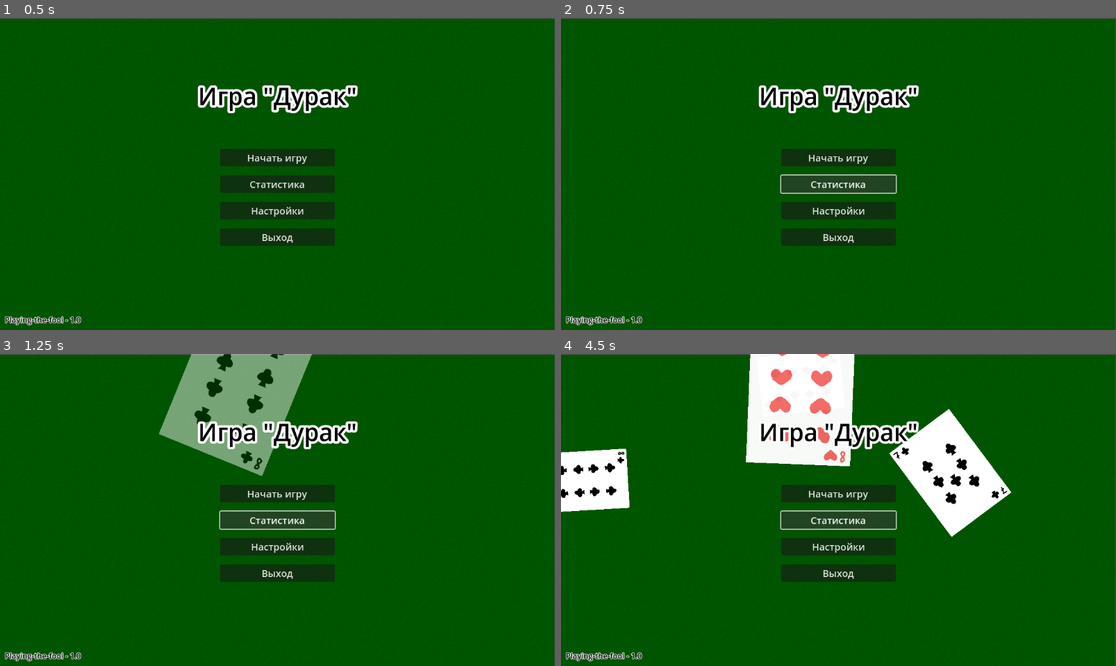
Above: before the commit, frames 1-4 (two rows, left to right).
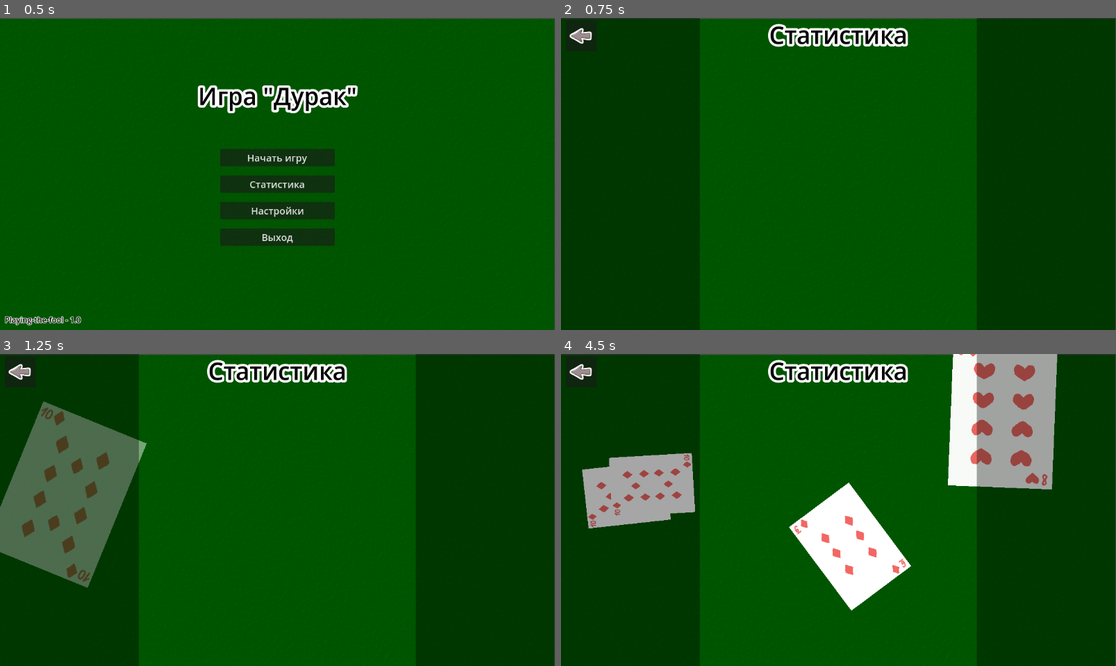
Above: after the commit, the same moments.

Repository: Yulya-S/Playing-the-fool
Game: Godot game, scene res://scenes/main.tscn
Two runs of this game, one before a commit and one after it. Both use one fixed random seed, a clock stepped at 60 frames per second and the inputs below.
Inputs (mouse positions are in pixels of both pictures, inside the frame that each line leads up to):
- Up to frame 1 (0.5 s): no input
- Up to frame 2 (0.75 s): click "Статистика" at 0.5 s
- Up to frame 3 (1.25 s): no input
- Up to frame 4 (4.5 s): click (583, 372) at 1.27 s; click "Настройки" at 2 s; click "Начать игру" at 2.75 s; click "Начать игру" at 3.5 s; click "Статистика" at 4.25 s

Frame 1 is identical in both runs. In frame 2, 58% of the frame differs, in the area x 0-100%, y 0-100%; in frame 3, 63%; in frame 4, 68%.

Commit message:
statistics window

Diff:
--- a/playing-the-fool/project.godot
+++ b/playing-the-fool/project.godot
@@ -15,6 +15,10 @@
 config/features=PackedStringArray("4.4", "Forward Plus")
 config/icon="res://icon.svg"
 
+[autoload]
+
+Global="*res://scripts/Global.gd"
+
 [rendering]
 
 textures/canvas_textures/default_texture_filter=0
--- a/playing-the-fool/scenes/fragments/animation.tscn
+++ /dev/null
@@ -1,11 +0,0 @@
-[gd_scene load_steps=2 format=3 uid="uid://c5cb4cuv54ci5"]
-
-[ext_resource type="Script" uid="uid://c4ub0lm36tt58" path="res://scripts/fragments/card_animation.gd" id="1_f78rl"]
-
-[node name="Animation" type="Node2D"]
-script = ExtResource("1_f78rl")
-
-[node name="Timer" type="Timer" parent="."]
-autostart = true
-
-[connection signal="timeout" from="Timer" to="." method="_on_timer_timeout"]
--- a/playing-the-fool/scenes/fragments/pack.tscn
+++ b/playing-the-fool/scenes/fragments/pack.tscn
@@ -1,8 +1,8 @@
 [gd_scene load_steps=91 format=3 uid="uid://cskwp4r1g2e3m"]
 
-[ext_resource type="Texture2D" uid="uid://caejajwp82j7p" path="res://img/Карты Фентези.png" id="1_6dok6"]
-[ext_resource type="Texture2D" uid="uid://boy08ad6stka4" path="res://img/Карты v1.png" id="2_otq1e"]
-[ext_resource type="Script" uid="uid://dbk8nte2aqh07" path="res://scripts/fragments/card_pack.gd" id="3_hv4hu"]
+[ext_resource type="Texture2D" uid="uid://caejajwp82j7p" path="res://img/card_packs/Карты Фентези.png" id="1_6dok6"]
+[ext_resource type="Texture2D" uid="uid://boy08ad6stka4" path="res://img/card_packs/Карты v1.png" id="2_otq1e"]
+[ext_resource type="Script" uid="uid://dbk8nte2aqh07" path="res://scripts/fragments/pack.gd" id="3_hv4hu"]
 
 [sub_resource type="AtlasTexture" id="AtlasTexture_17ntd"]
 atlas = ExtResource("1_6dok6")
--- /dev/null
+++ b/playing-the-fool/scenes/fragments/statistic.tscn
@@ -0,0 +1,42 @@
+[gd_scene format=3 uid="uid://bc4m4o1te1nfr"]
+
+[node name="Statistic" type="ColorRect"]
+custom_minimum_size = Vector2(575, 23)
+offset_right = 575.0
+offset_bottom = 23.0
+color = Color(1, 1, 1, 0.666667)
+
+[node name="ColorRect" type="ColorRect" parent="."]
+offset_top = 23.0
+offset_right = 575.0
+offset_bottom = 25.0
+color = Color(0.258824, 0.258824, 0.258824, 0.572549)
+
+[node name="Winner" type="Label" parent="."]
+layout_mode = 0
+offset_left = 5.0
+offset_right = 150.0
+offset_bottom = 23.0
+theme_override_colors/font_color = Color(0, 0, 0, 1)
+text = "Победитель"
+text_overrun_behavior = 3
+
+[node name="Moves" type="Label" parent="."]
+layout_mode = 0
+offset_left = 152.0
+offset_right = 362.0
+offset_bottom = 23.0
+theme_override_colors/font_color = Color(0, 0, 0, 1)
+text = "Количество ходов"
+horizontal_alignment = 2
+text_overrun_behavior = 3
+
+[node name="Cards_count" type="Label" parent="."]
+layout_mode = 0
+offset_left = 364.0
+offset_right = 571.0
+offset_bottom = 23.0
+theme_override_colors/font_color = Color(0, 0, 0, 1)
+text = "Количество карт"
+horizontal_alignment = 2
+text_overrun_behavior = 3
--- a/playing-the-fool/scenes/main.tscn
+++ b/playing-the-fool/scenes/main.tscn
@@ -13,4 +13,11 @@
 scale = Vector2(1, 1.001)
 texture = ExtResource("2_0wfyh")
 
+[node name="Animation" type="Node2D" parent="."]
+
+[node name="Timer" type="Timer" parent="Animation"]
+autostart = true
+
 [node name="Menu" parent="." instance=ExtResource("3_sugp2")]
+
+[connection signal="timeout" from="Animation/Timer" to="." method="_on_timer_timeout"]
--- a/playing-the-fool/scenes/pages/menu.tscn
+++ b/playing-the-fool/scenes/pages/menu.tscn
@@ -1,7 +1,6 @@
-[gd_scene load_steps=3 format=3 uid="uid://c7dqg77vrrfws"]
+[gd_scene load_steps=2 format=3 uid="uid://c7dqg77vrrfws"]
 
 [ext_resource type="Script" uid="uid://c8xl8ftpakgvs" path="res://scripts/pages/menu.gd" id="1_yqeox"]
-[ext_resource type="PackedScene" uid="uid://c5cb4cuv54ci5" path="res://scenes/fragments/animation.tscn" id="2_ohr8o"]
 
 [node name="Menu" type="Control"]
 layout_mode = 3
@@ -9,8 +8,6 @@
 offset_right = 1152.0
 offset_bottom = 648.0
 script = ExtResource("1_yqeox")
-
-[node name="Animation" parent="." instance=ExtResource("2_ohr8o")]
 
 [node name="Label" type="Label" parent="."]
 layout_mode = 0
@@ -72,3 +69,5 @@
 theme_override_colors/font_outline_color = Color(1, 1, 1, 1)
 theme_override_constants/outline_size = 5
 text = "Playing-the-fool - 1.0"
+
+[connection signal="button_down" from="Statistics" to="." method="_on_statistics_button_down"]
--- a/playing-the-fool/scenes/pages/statistics.tscn
+++ b/playing-the-fool/scenes/pages/statistics.tscn
@@ -1,74 +1,55 @@
 [gd_scene load_steps=3 format=3 uid="uid://da62wqyvdt5bw"]
 
-[ext_resource type="Script" uid="uid://c8xl8ftpakgvs" path="res://scripts/pages/menu.gd" id="1_6obqe"]
-[ext_resource type="PackedScene" uid="uid://c5cb4cuv54ci5" path="res://scenes/fragments/animation.tscn" id="2_jxrk7"]
+[ext_resource type="Script" uid="uid://rpsublaf2l3p" path="res://scripts/pages/statistics.gd" id="1_qr3t7"]
+[ext_resource type="Texture2D" uid="uid://biqd5kwm04uh1" path="res://img/icons/right.png" id="3_qr3t7"]
 
-[node name="Menu" type="Control"]
+[node name="Statistics" type="Control"]
 layout_mode = 3
 anchors_preset = 0
 offset_right = 1152.0
 offset_bottom = 648.0
-script = ExtResource("1_6obqe")
+script = ExtResource("1_qr3t7")
 
-[node name="Animation" parent="." instance=ExtResource("2_jxrk7")]
+[node name="ColorRect" type="ColorRect" parent="."]
+layout_mode = 0
+offset_right = 288.0
+offset_bottom = 648.0
+color = Color(0, 0, 0, 0.34902)
 
-[node name="Label" type="Label" parent="."]
+[node name="ColorRect" type="ColorRect" parent="ColorRect"]
 layout_mode = 0
-offset_top = 114.0
-offset_right = 1152.0
-offset_bottom = 209.0
+offset_left = 863.0
+offset_right = 1151.0
+offset_bottom = 648.0
+color = Color(0, 0, 0, 0.34902)
+
+[node name="ScrollContainer" type="ScrollContainer" parent="."]
+layout_mode = 2
+offset_left = 288.0
+offset_right = 863.0
+offset_bottom = 648.0
+
+[node name="VBoxContainer" type="VBoxContainer" parent="ScrollContainer"]
+custom_minimum_size = Vector2(575, 648)
+layout_mode = 2
+
+[node name="Label" type="Label" parent="ScrollContainer/VBoxContainer"]
+layout_mode = 2
 theme_override_colors/font_color = Color(0, 0, 0, 1)
 theme_override_colors/font_outline_color = Color(1, 1, 1, 1)
 theme_override_constants/outline_size = 20
 theme_override_font_sizes/font_size = 50
-text = "Игра \"Дурак\""
+text = "Статистика"
 horizontal_alignment = 1
 vertical_alignment = 1
 
-[node name="Play" type="Button" parent="."]
-layout_mode = 0
-offset_left = 457.0
-offset_top = 272.0
-offset_right = 695.0
-offset_bottom = 308.0
-theme_override_font_sizes/font_size = 20
-text = "Начать игру"
-
-[node name="Statistics" type="Button" parent="."]
-layout_mode = 0
-offset_left = 457.0
-offset_top = 327.0
-offset_right = 695.0
-offset_bottom = 363.0
-theme_override_font_sizes/font_size = 20
-text = "Статистика
-"
-
-[node name="Setting" type="Button" parent="."]
-layout_mode = 0
-offset_left = 457.0
-offset_top = 382.0
-offset_right = 695.0
-offset_bottom = 418.0
-theme_override_font_sizes/font_size = 20
-text = "Настройки"
-
-[node name="Exit" type="Button" parent="."]
-layout_mode = 0
-offset_left = 457.0
-offset_top = 437.0
-offset_right = 695.0
-offset_bottom = 473.0
-theme_override_font_sizes/font_size = 20
-text = "Выход"
-
-[node name="Version" type="Label" parent="."]
+[node name="Button" type="Button" parent="."]
 layout_mode = 0
 offset_left = 10.0
-offset_top = 615.0
-offset_right = 168.0
-offset_bottom = 638.0
-theme_override_colors/font_color = Color(0, 0, 0, 1)
-theme_override_colors/font_outline_color = Color(1, 1, 1, 1)
-theme_override_constants/outline_size = 5
-text = "Playing-the-fool - 1.0"
+offset_top = 5.0
+offset_right = 138.0
+offset_bottom = 133.0
+scale = Vector2(0.5, 0.5)
+icon = ExtResource("3_qr3t7")
+
+[connection signal="button_down" from="Button" to="." method="_on_button_button_down"]
--- a/playing-the-fool/scripts/Global.gd
+++ b/playing-the-fool/scripts/Global.gd
@@ -1 +1,10 @@
 extends Node
+
+# Удаление объекта сцены
+func delete_child(parent: Variant, child: Variant) -> void:
+	child.queue_free()
+	parent.remove_child(child)
+
+# Добавление дочернего объекта
+func add_obj(parent: Node, path: Resource) -> void:
+	parent.add_child(path.instantiate())
--- a/playing-the-fool/scripts/fragments/card_animation.gd
+++ /dev/null
@@ -1,12 +0,0 @@
-extends Node2D
-# Переменная
-var file: Resource = load("res://scenes/fragments/pack.tscn") # Путь к паку с картачными колодами
-
-# Таймер для анимации
-func _on_timer_timeout() -> void:
-	add_child(file.instantiate())
-	get_child(-1).position = Vector2(50 + randi() % 1050, 50 + randi() % 550)
-	get_child(-1).frame = 4 + randi() % 36
-	get_child(-1).modulate.a = 0.
-	get_child(-1).get_child(0).play("fall")
-	if get_child_count() > 11: get_child(1 + randi() % 5).get_child(0).play("hide")
--- a/playing-the-fool/scripts/fragments/card_pack.gd
+++ b/playing-the-fool/scripts/fragments/pack.gd
@@ -13,6 +13,4 @@
 
 # Сигнал завершения анимации
 func _on_animation_player_animation_finished(anim_name: StringName) -> void:
-	if anim_name == "hide":
-		queue_free()
-		get_parent().remove_child(self)
+	if anim_name == "hide": Global.delete_child(get_parent(), self)
--- a/playing-the-fool/scripts/main.gd
+++ b/playing-the-fool/scripts/main.gd
@@ -1,5 +1,8 @@
 extends Node2D
+# Путь к объекту в сцене
+@onready var Ainimation = $Animation
 # Переменные
+var file: Resource = load("res://scenes/fragments/pack.tscn") # Путь к паку с картачными колодами
 var user_path: String = "user://data/" # Директория хранения данных конфигурации
 var conf_file_path: String = user_path + "conf.json" # Путь к файлу конфигураций
 var stats_file_path: String = user_path + "stats.dat" # Путь к файлу статистики
@@ -21,7 +24,7 @@
 	file.close()
 
 # Чтение данных из файла
-func _read_file(file_path: String) -> Variant:
+func read_file(file_path: String) -> Variant:
 	var file = FileAccess.open_encrypted_with_pass(file_path, FileAccess.READ, SECRET_KEY)
 	var json: JSON = JSON.new()
 	if not json.parse(file.get_line()) == OK: return {}
@@ -30,7 +33,7 @@
 # Проверка наличия созданного файла конфигураций
 func create_config() -> void:
 	if FileAccess.file_exists(conf_file_path):
-		var new: Dictionary = _read_file(conf_file_path)
+		var new: Dictionary = read_file(conf_file_path)
 		if new.keys() == config.keys():
 			config = new
 			return
@@ -41,7 +44,7 @@
 
 # Сохранение данных статистики в файл
 func save_stats(moves: int, winner: bool, cards_count: int) -> void:
-	var data: Array = _read_file(stats_file_path)
+	var data: Array = read_file(stats_file_path)
 	data.append({"moves": moves, "winner": winner, "cards_count": cards_count})
 	_store_json(stats_file_path, data)
 
@@ -52,3 +55,17 @@
 func clear_config() -> void:
 	config = _empty_conf()
 	save_config()
+
+# Открытие нового окна
+func close_window(new_window: String) -> void:
+	Global.delete_child(self, get_child(-1))
+	Global.add_obj(self, load("res://scenes/pages/"+new_window+".tscn"))
+
+# Таймер для анимации
+func _on_timer_timeout() -> void:
+	Global.add_obj($Animation, file)
+	$Animation.get_child(-1).position = Vector2(50 + randi() % 1050, 50 + randi() % 550)
+	$Animation.get_child(-1).frame = 4 + randi() % 36
+	$Animation.get_child(-1).modulate.a = 0.
+	$Animation.get_child(-1).get_child(0).play("fall")
+	if $Animation.get_child_count() > 11: $Animation.get_child(1 + randi() % 5).get_child(0).play("hide")
--- a/playing-the-fool/scripts/pages/menu.gd
+++ b/playing-the-fool/scripts/pages/menu.gd
@@ -1 +1,4 @@
 extends Control
+
+# Открытие окна статистики
+func _on_statistics_button_down() -> void: get_parent().close_window("statistics")
--- /dev/null
+++ b/playing-the-fool/scripts/pages/statistics.gd
@@ -0,0 +1,24 @@
+extends Control
+# Путь к объекту в сцене
+@onready var LinesContainer = $ScrollContainer/VBoxContainer
+# Переменные
+var file: Resource = load("res://scenes/fragments/statistic.tscn") # Путь объекту списка статистики
+var lines: Array = [] # Значения строк статистики
+
+# Получения значений строк для создания статистики
+func _ready() -> void: lines = get_parent().read_file(get_parent().stats_file_path)
+
+# Постепенное создание строк статистики
+func _process(_delta: float) -> void:
+	if len(lines) != 0:
+		Global.add_obj(LinesContainer, file)
+		set_value(lines.pop_front())
+
+# Применение значения для
+func set_value(value: Dictionary) -> void:
+	for i in LinesContainer.get_child(-1).get_children():
+		if i.name.to_lower() in value.keys(): i.set_text(str(int(value[i.name.to_lower()])))
+	LinesContainer.get_child(-1).get_child(1).set_text("_USER" + LinesContainer.get_child(-1).get_child(1).text)
+
+# Закрытие окна статистики
+func _on_button_button_down() -> void: get_parent().close_window("menu")
Not shown, removed: playing-the-fool/scripts/fragments/card_animation.gd.uid
Renamed: playing-the-fool/scripts/fragments/card_pack.gd.uid -> playing-the-fool/scripts/fragments/pack.gd.uid
Not shown, added: playing-the-fool/scripts/pages/statistics.gd.uid
